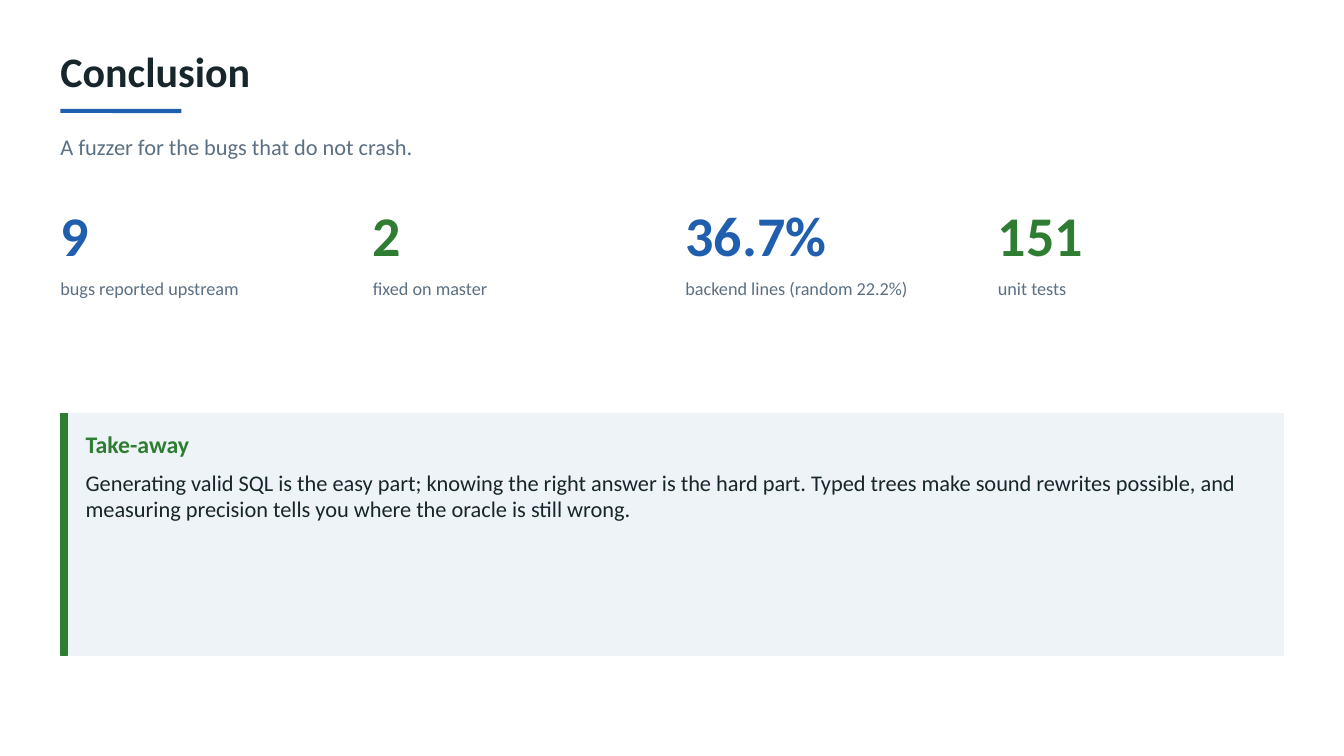
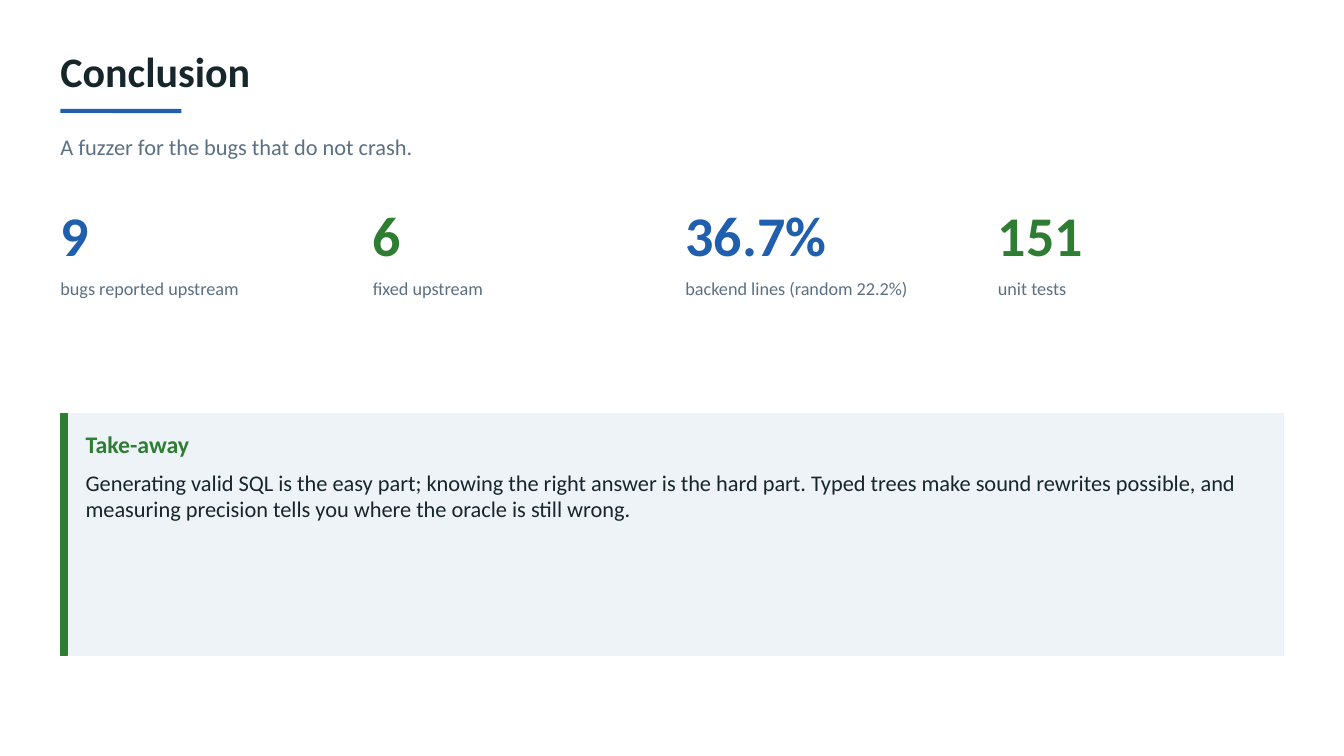
Before and after one commit to v28k/cs5187-term-project, a slide deck: slide 17 of docs/final/final_presentation.pptx. Drawn at 1344x756 pixels with LibreOffice and Linux fonts; fonts in the diff are those of the drawing. Boxes give left, top, right and bottom in pixels: in the first picture for what was removed or moved away, otherwise in the second. Text is boxed around its words. In the diff, an @@ line names an element or a change of style, - is before the commit and + after.

```diff
--- a/docs/final/final_presentation.pptx
+++ b/docs/final/final_presentation.pptx
@@ text at (373,217,401,257): text changed @@
-2
+6
@@ text at (373,282,483,298): text changed @@
-fixed on master
+fixed upstream
```
Also in this commit, not shown: 1 other slide changed, 16 other files.
